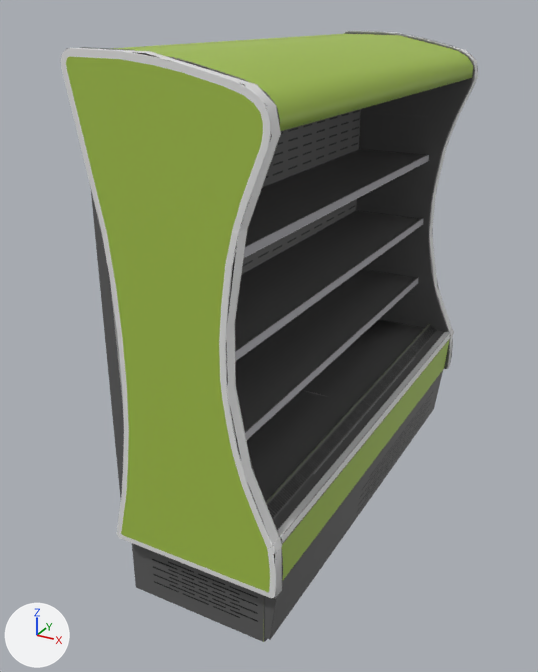
Before and after pictures for a commit that changed the FBX model Assets/Scenes/Tests/Test Marcos/Modelos/HeladeraGrande.fbx.
Before and after are seen from a 50 mm camera at (1.16, -2.48, 1.78) aimed at (-0.12, -0.15, 0.61). The axes (+X, +Y, +Z) are drawn at lower left. The lights are the same throughout. Where no turn or scale is listed for an object, it has been applied to the vertices.

The first picture shows 'export.004'.
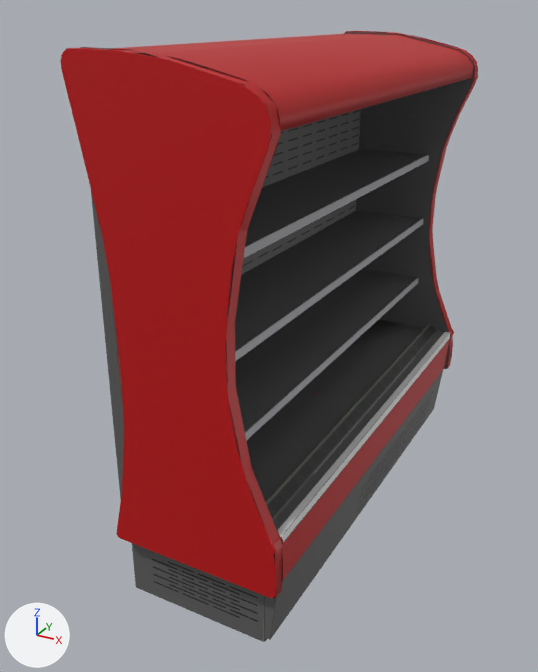
Location of each change, (x1, y1, x2, y2) in pixels of the pictures (538 x 672 px):
'export.004', surface changed (green to red)
    both: (60, 31, 478, 601)

The change in detail:
Picture 'Image_2.016.png' (img_image_2_016_png) is new.
Material 'export.005' (mat_export_005) changes its picture from img_heladeragrande_fbm to img_image_2_016_png.
